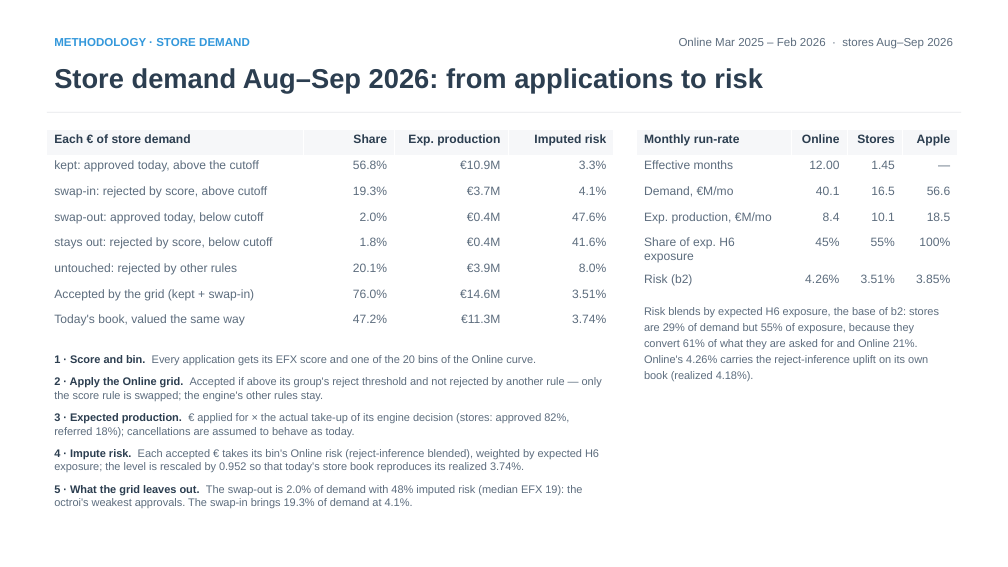
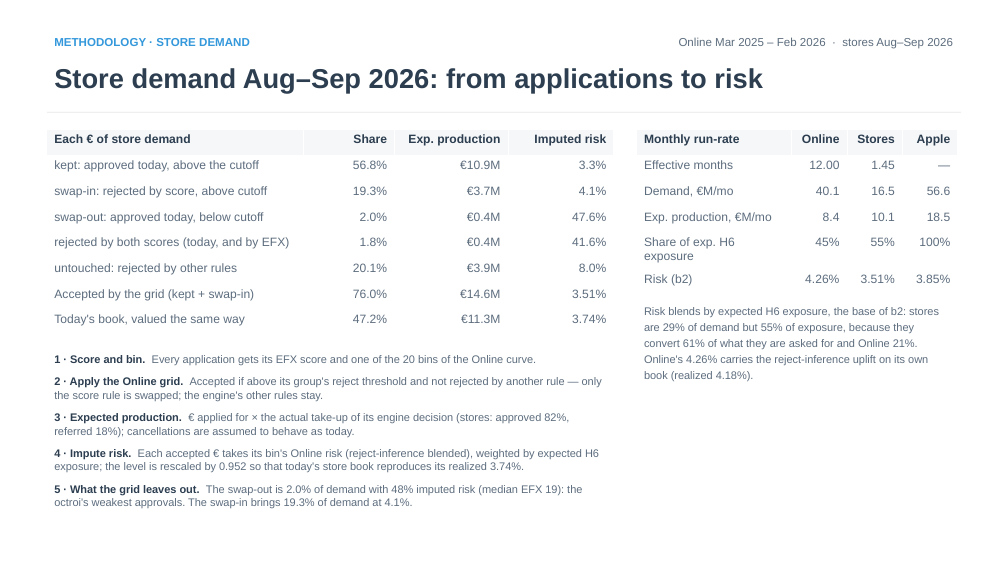
Before and after one commit to iocariz/scoring_tools, a slide deck: slide 10 of output/apple_deck/Apple_EFX_Study.pptx. Drawn at 1008x567 pixels with LibreOffice and Linux fonts; fonts in the diff are those of the drawing. Boxes give left, top, right and bottom in pixels: in the first picture for what was removed or moved away, otherwise in the second. Text is boxed around its words. In the diff, an @@ line names an element or a change of style, - is before the commit and + after.

```diff
--- a/output/apple_deck/Apple_EFX_Study.pptx
+++ b/output/apple_deck/Apple_EFX_Study.pptx
@@ table at [47, 129, 614, 335] @@
-row 5, column 1: stays out: rejected by score, below cutoff
+row 5, column 1: rejected by both scores (today, and by EFX)
```
Also in this commit, not shown: 5 other files.
